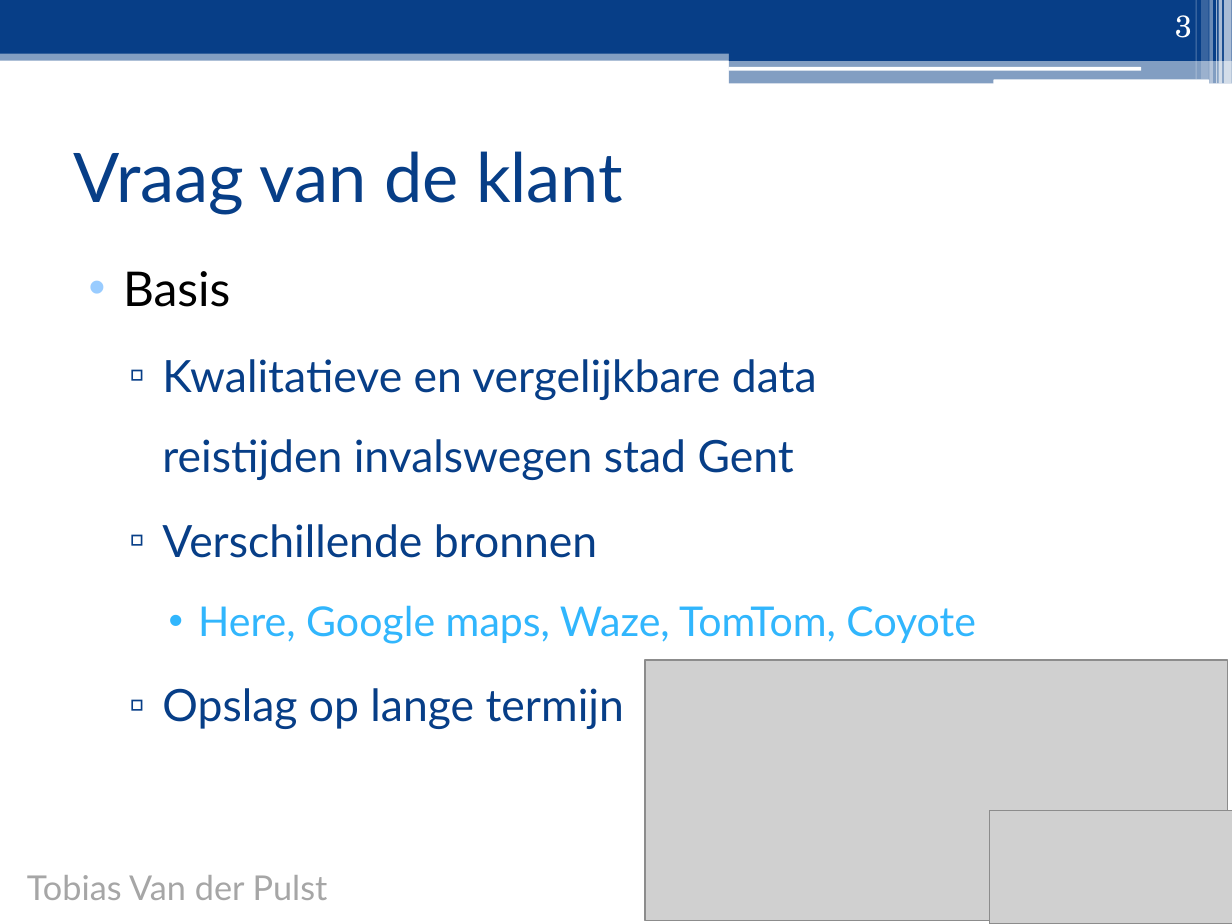
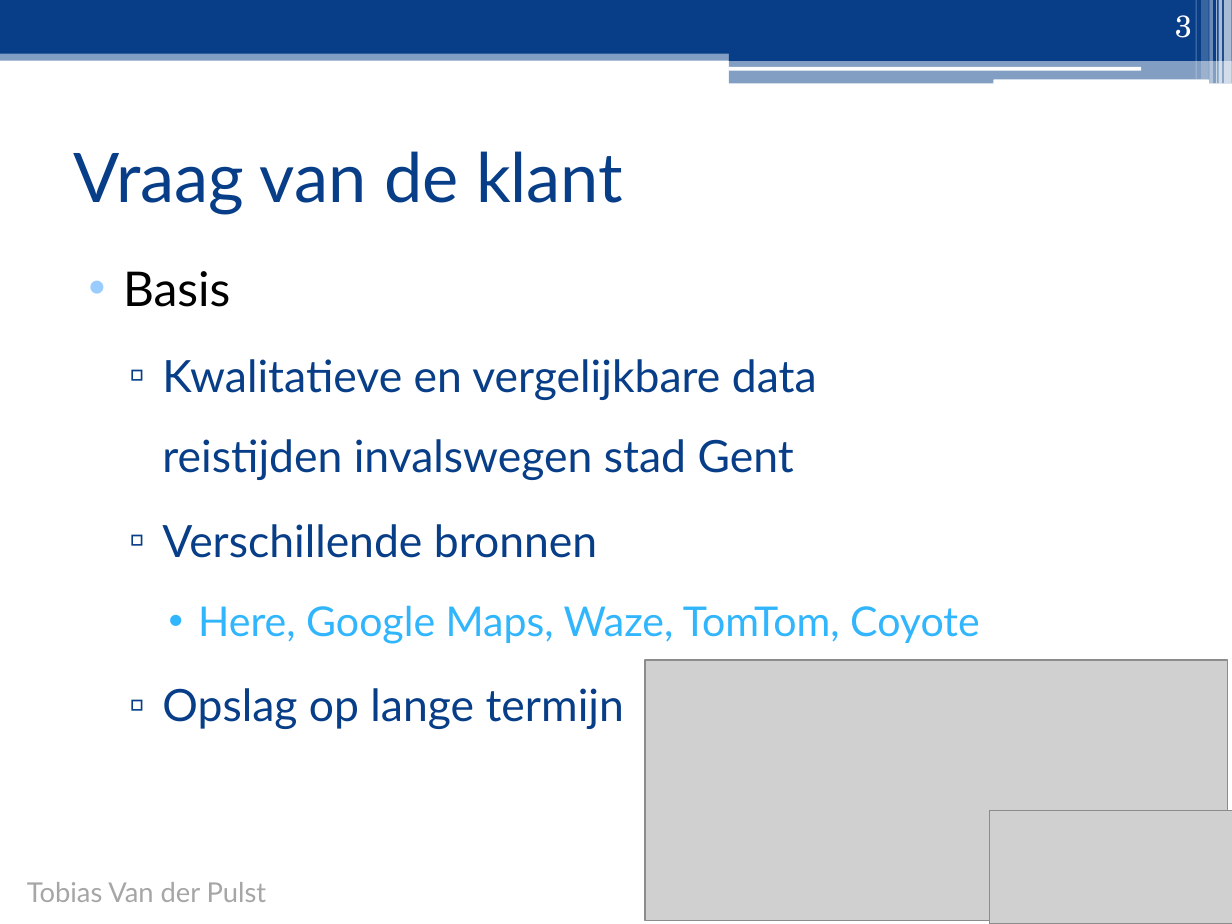
Before and after one commit to ghentlivinglab/Traffic-Travel-Time-Analyzer-2, a slide deck: slide 3 of Analyse/Presentatie/Sprint1.pptx. Drawn at 1232x924 pixels with LibreOffice and Linux fonts; fonts in the diff are those of the drawing; grey boxes stand for pictures. Boxes give left, top, right and bottom in pixels: in the first picture for what was removed or moved away, otherwise in the second. Text is boxed around its words. In the diff, an @@ line names an element or a change of style, - is before the commit and + after.

```diff
--- a/Analyse/Presentatie/Sprint1.pptx
+++ b/Analyse/Presentatie/Sprint1.pptx
@@ text at [198, 605, 980, 644]: text changed @@
-    • Here, Google maps, Waze, TomTom, Coyote
+    • Here, Google Maps, Waze, TomTom, Coyote
@@ text "Tobias Van der Pulst": place and size @@
-text "Tobias Van der Pulst" at [27, 875, 328, 900]
+text "Tobias Van der Pulst" at [27, 882, 267, 902]
@@ text "Tobias Van der Pulst" at [27, 882, 267, 902]: size 20 to 16 pt @@
```
Also in this commit, not shown: 21 other slides changed, 2 slides added, 1 slide removed, 5 other files.
